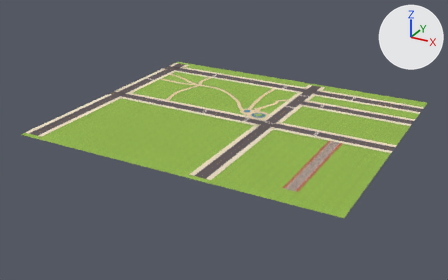
The glTF model newcity/art/ground/ground_ring1.glb as it was, and as the next commit left it.
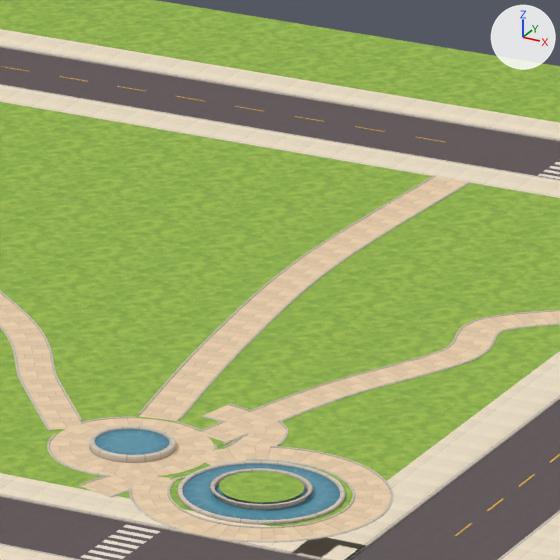
Each version appears first whole from a 50 mm camera at (266.2, -527.2, 210.7) aimed at (13.6, -68.1, -18.8), and next in a close-up on the part from 53% to 63% of the width and 26% to 43% of the height. Lighting does not change. The marker at upper right points along +X, +Y and +Z. The last two pictures show the newer version. Vertices at exactly the same position are counted once.

In view in the first close-up: 'ground_edging', 'ground_kerbs', 'ground_lawn', 'ground_paint', 'ground_paths', 'ground_plaza', 'ground_rims', 'ground_sidewalks', 'ground_streets', 'ground_water'.
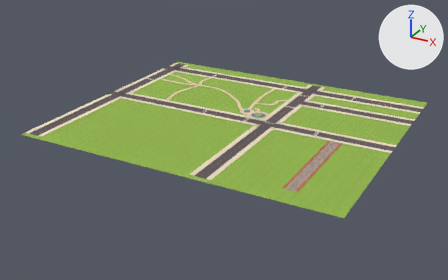
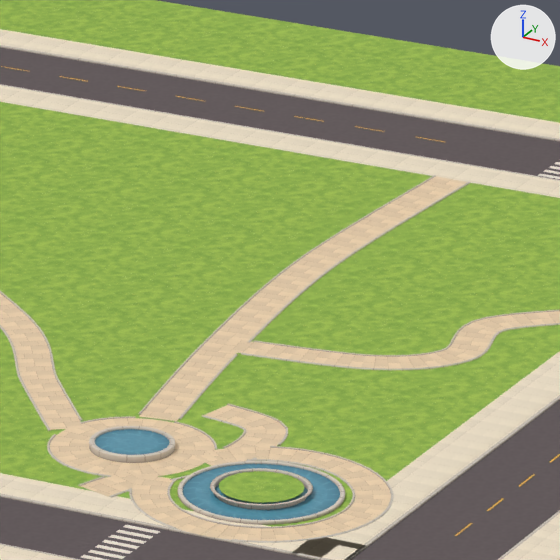
Pixel boxes [x1, y1, x2, y2] of what changed, in the close-ups (560 x 560 px; the box of a moved part takes in the faces that stretch with it):
```json
{"part": 1, "of": "me_ground_edging", "change": "moved or reshaped", "before": [200, 310, 560, 445], "after": [203, 310, 560, 447]}
{"part": 2, "of": "me_ground_paths", "change": "moved or reshaped", "before": [199, 311, 560, 442], "after": [220, 311, 560, 368]}
```

Edits to the scene script, one JSON object a line:
```json
{"block": "me_ground_edging", "where": "# used by ob_ground_edging; location = (0.0, 0.0, 0.0)"}
{"op": "remove", "block": "me_ground_edging", "code": "me_ground_edging.from_pydata(...)  # 5502 vertices, 8850 faces; spans x -106.0..45.0, y -51.0..36.0, z 0.0"}
{"op": "add", "block": "me_ground_edging", "code": "me_ground_edging.from_pydata(...)  # 5472 vertices, 8840 faces; spans x -106.0..45.0, y -51.0..36.0, z 0.0"}
{"block": "me_ground_edging", "change": "me_ground_edging part 1: 87 vertices moved from x 25.0..40.0, y -33.0..10.0, z 0.0 to x 26.0..40.0, y -33.0..10.0, z 0.0; 292 vertices removed from x 19.0..42.0, y -33.0..10.0, z 0.0; 262 vertices added at x 19.0..40.0, y -33.0..9.0, z 0.0"}
{"block": "me_ground_paths", "where": "# used by ob_ground_paths; location = (0.0, 0.0, 0.0)"}
{"op": "remove", "block": "me_ground_paths", "code": "me_ground_paths.from_pydata(...)  # 1844 vertices, 1826 faces; spans x -106.0..45.0, y -51.0..36.0, z 0.0"}
{"op": "add", "block": "me_ground_paths", "code": "me_ground_paths.from_pydata(...)  # 1810 vertices, 1792 faces; spans x -106.0..45.0, y -51.0..36.0, z 0.0"}
{"block": "me_ground_paths", "change": "me_ground_paths part 2"}
{"block": "me_ground_paths", "change": "82 vertices are removed from x 25.0..43.0, y -32.0..10.0, z 0.0"}
{"block": "me_ground_paths", "change": "171 faces are deleted"}
{"block": "me_ground_paths", "change": "4 vertices in x 29.0..35.0, y -16.0..-10.0, z 0.0 move by (-3.0, 3.0, 0.0)"}
{"block": "me_ground_paths", "change": "4 vertices in x 29.0..35.0, y -16.0..-11.0, z 0.0 move by (-3.0, 4.0, 0.0)"}
{"block": "me_ground_paths", "change": "3 vertices in x 33.0..34.0, y -14.0..-13.0, z 0.0 move by (-4.0, 5.0, 0.0)"}
{"block": "me_ground_paths", "change": "23 vertices move from x 29.0..37.0, y -18.0..-4.0, z 0.0 to x 25.0..35.0, y -13.0..-4.0, z 0.0"}
{"block": "me_ground_paths", "change": "48 vertices are added at x 17.0..42.0, y -13.0..9.0, z 0.0"}
{"block": "me_ground_paths", "change": "137 new faces join them"}
```
